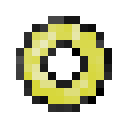
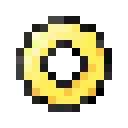
Layers edited between the first and the second (128, 128) image:
painted on "Background" over (24, 24, 104, 104)
